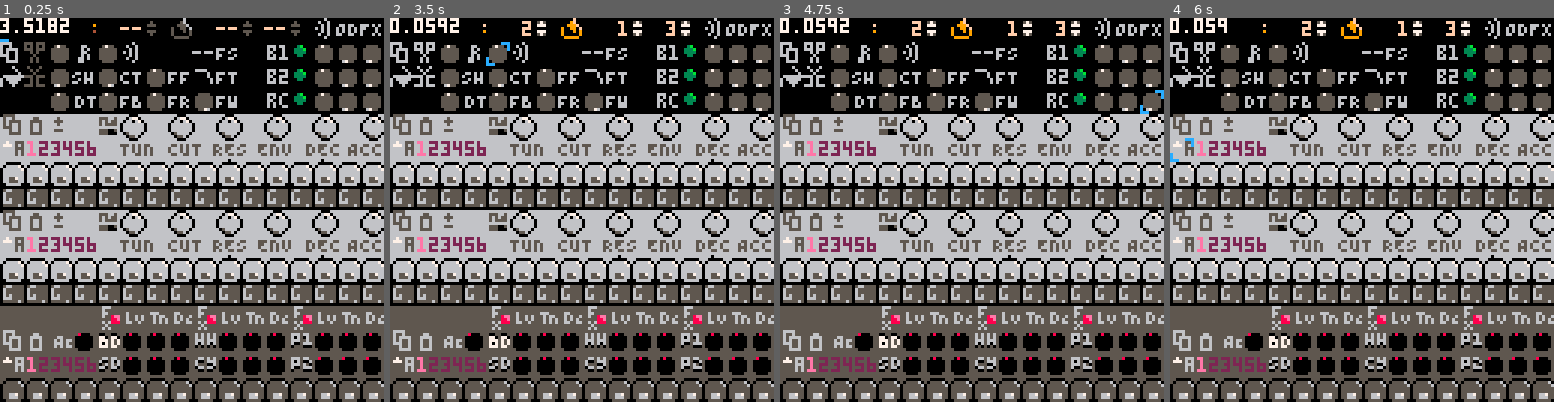
Above: before the commit, frames 1-4 (left to right).
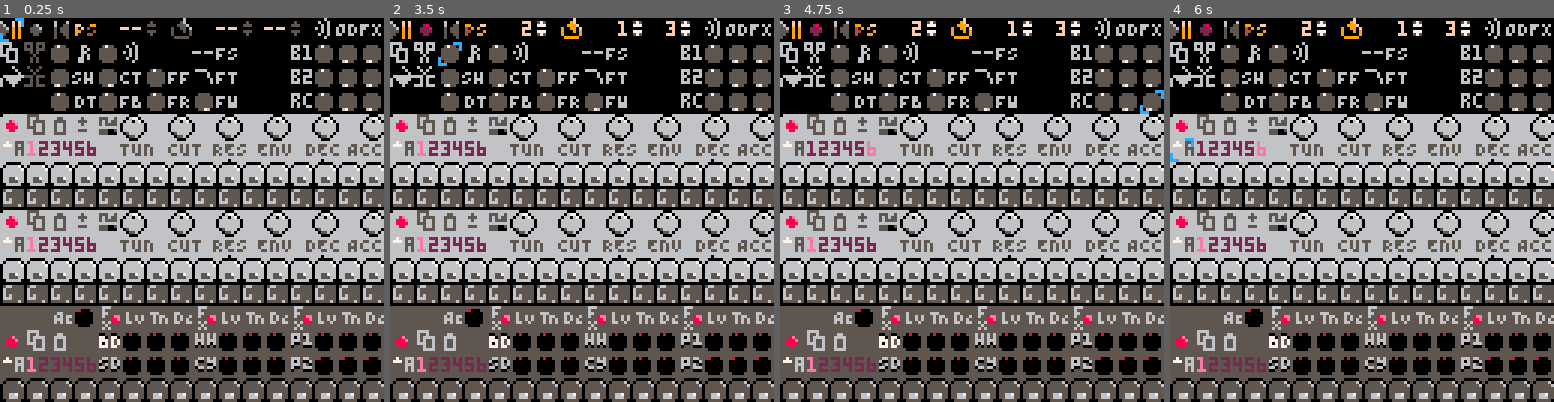
Above: after the commit, the same moments.

Repository: luchak/rp8
Game: PICO-8 cartridge pb-0x.p8
The game is run twice, just before and just after one commit, with the same random seed, the same clock (stepped at 60 frames per second) and the same inputs.
Inputs:
- Up to frame 1 (0.25 s): no input
- Up to frame 2 (3.5 s): tap X (X key) at 0.33, 1.07, 1.85, 2.97 s; tap O (Z key) at 0.7, 1.7, 2.1, 2.5, 2.9, 3.3 s; hold Right 1.6-2.1 s; hold Up 2.15-2.42 s; hold Right 2.47-3.03 s; hold Left from 3.08 s (still down)
- Up to frame 3 (4.75 s): release Left at 3.58 s; hold Down 3.63-3.97 s; tap O (Z key) at 3.7, 4.1, 4.5 s; hold Right 4.02-4.68 s; tap X (X key) at 4.08 s; hold Up from 4.73 s (still down)
- Up to frame 4 (6 s): tap O (Z key) at 4.9, 5.3, 5.7 s; release Up at 5.03 s; hold Left 5.08-5.68 s; tap X (X key) at 5.2 s; hold Down from 5.73 s (still down)

The runs differ from the first frame. In frame 1, 3.4% of the frame differs, in the area x 0-82%, y 0-87%; in frame 2, 3.5%; in frame 3, 3.4%; in frame 4, 3.4%.

Commit message:
Move enable buttons to devices

Diff:
--- a/pb-0x.p8
+++ b/pb-0x.p8
@@ -147,10 +147,10 @@
 function _draw()
  ui:draw(state)
 
- cpumax[cpumaxf%100+1]=stat(1)
- cpumaxf+=1
- rectfill(0,0,30,6,0)
- print(max(unpack(cpumax)),0,0,7)
+ --cpumax[cpumaxf%100+1]=stat(1)
+ --cpumaxf+=1
+ --rectfill(0,0,30,6,0)
+ --print(max(unpack(cpumax)),0,0,7)
 
  --rectfill(0,0,30,6,0)
  --print(stat(0),0,0,7)
@@ -1406,20 +1406,23 @@
  end
 
  ui:add_widget(
-  momentary_new(16,yp,26,function(state,b)
+  momentary_new(24,yp,26,function(state,b)
    transpose_pat(state.pat_seqs[key],b)
   end)
  )
  ui:add_widget(
-  momentary_new(0,yp,28,function(state,b)
+  momentary_new(8,yp,28,function(state,b)
    copy_buf_pbl=copy_table(state.pat_seqs[key])
   end)
  )
  ui:add_widget(
-  momentary_new(8,yp,27,function(state,b)
+  momentary_new(16,yp,27,function(state,b)
    local v=copy_buf_pbl
    if (v) merge_tables(state.pat_seqs[key],v)
   end)
+ )
+ ui:add_widget(
+  toggle_new(0,yp,186,187,state_make_get_set_param_bool(base_idx+3))
  )
  ui:add_widget(
   spin_btn_new(0,yp+8,split'162,163,164,165',state_make_get_set(key..'_bank'))
@@ -1487,14 +1490,18 @@
  end
 
  ui:add_widget(
-  momentary_new(0,yp+8,11,function(state,b)
+  momentary_new(8,yp+8,11,function(state,b)
    copy_buf_pirc=copy_table(state.pat_seqs['dr'])
   end)
  )
  ui:add_widget(
-  momentary_new(8,yp+8,10,function(state,b)
+  momentary_new(16,yp+8,10,function(state,b)
    merge_tables(state.pat_seqs['dr'],copy_buf_pirc)
   end)
+ )
+
+ ui:add_widget(
+  toggle_new(0,yp+8,188,189,state_make_get_set_param_bool(38))
  )
 
  ui:add_widget(
@@ -1600,9 +1607,6 @@
  for pt,ypc in pairs(parse[[{b0=8,b1=16,dr=24}]]) do
   local base_idx=syn_base_idx[pt]
   ypc+=yp
-  ui:add_widget(
-   toggle_new(96,ypc,22,38,state_make_get_set_param_bool(base_idx+3))
-  )
   for idx,xpc in pairs(parse[[{0=104,1=112,2=120}]]) do
    hdial(xpc,ypc,base_idx+idx)
   end
@@ -1914,15 +1918,15 @@
 
 __map__
 07e905ac0000c0c10000c000c0ec292a07e905ac0000c0c10000c000c0ec292a07e705ac00eec5c300eec5eec5ec292a0000000000000000000000000000000000000000000000000000000000000000000000000000000000000000000000000000000000000000000000000000000000000000000000000000000000000000
-f2c785288527000009e0001726858585c6cb842884270000000026b717848484f2c784288427001726d00000008484840000000000000000000000000000000000000000000000000000000000000000000000000000000000000000000000000000000000000000000000000000000000000000000000000000000000000000
-f7c985f885f986e1eae4001826858585c7c884f884f90000000026b418848484f7c984f884f9001826d00000008484840000000000000000000000000000000000000000000000000000000000000000000000000000000000000000000000000000000000000000000000000000000000000000000000000000000000000000
-000085fa85fb86e286e3001926858585cac984fa84fb0000000026b919848484000084fa84fb001926d00000008484840000000000000000000000000000000000000000000000000000000000000000000000000000000000000000000000000000000000000000000000000000000000000000000000000000000000000000
-1c1b1a1d02341e341e341e341e341e340c0ddfdf1d341e341e341e341e341e34000000000000000000000000000000000000000000000000000000000000000000000000000000000000000000000000000000000000000000000000000000000000000000000000000000000000000000000000000000000000000000000000
+f2c785288527000009e0000017858585c6cb842884270000000026b717848484f2c784288427001726d00000008484840000000000000000000000000000000000000000000000000000000000000000000000000000000000000000000000000000000000000000000000000000000000000000000000000000000000000000
+f7c985f885f986e1eae4000018858585c7c884f884f90000000026b418848484f7c984f884f9001826d00000008484840000000000000000000000000000000000000000000000000000000000000000000000000000000000000000000000000000000000000000000000000000000000000000000000000000000000000000
+000085fa85fb86e286e3000019858585cac984fa84fb0000000026b919848484000084fa84fb001926d00000008484840000000000000000000000000000000000000000000000000000000000000000000000000000000000000000000000000000000000000000000000000000000000000000000000000000000000000000
+bb1c1b1a02341e341e341e341e341e340c0ddfdf1d341e341e341e341e341e34000000000000000000000000000000000000000000000000000000000000000000000000000000000000000000000000000000000000000000000000000000000000000000000000000000000000000000000000000000000000000000000000
 a2dfdf1d1dd4d5d6d7d8d9dadbdcddde1c1b1a021dd4d5d6d7d8d9dadbdcddde000000000000000000000000000000000000000000000000000000000000000000000000000000000000000000000000000000000000000000000000000000000000000000000000000000000000000000000000000000000000000000000000
 1010101010101010101010101010101010101010101010101010101010101010000000000000000000000000000000000000000000000000000000000000000000000000000000000000000000000000000000000000000000000000000000000000000000000000000000000000000000000000000000000000000000000000
 5555555555555555555555555555555555555555555555555555555555555555000000000000000000000000000000000000000000000000000000000000000000000000000000000000000000000000000000000000000000000000000000000000000000000000000000000000000000000000000000000000000000000000
-a1a1a1a1ab959394ab959394ab9593940b0aa1a1977698769a769c769e76ae76000000000000000000000000000000000000000000000000000000000000000000000000000000000000000000000000000000000000000000000000000000000000000000000000000000000000000000000000000000000000000000000000
-0b0abe76977676769a7676769e767676fca1a1a1937693769376937693769376000000000000000000000000000000000000000000000000000000000000000000000000000000000000000000000000000000000000000000000000000000000000000000000000000000000000000000000000000000000000000000000000
+a1a1be76ab959394ab959394ab9593940b0aa1a1977698769a769c769e76ae76000000000000000000000000000000000000000000000000000000000000000000000000000000000000000000000000000000000000000000000000000000000000000000000000000000000000000000000000000000000000000000000000
+bd0b0aa1977676769a7676769e767676fca1a1a1937693769376937693769376000000000000000000000000000000000000000000000000000000000000000000000000000000000000000000000000000000000000000000000000000000000000000000000000000000000000000000000000000000000000000000000000
 a6a1a1a1987676769c767676ae767676a6fdfeff947694769476947694769476000000000000000000000000000000000000000000000000000000000000000000000000000000000000000000000000000000000000000000000000000000000000000000000000000000000000000000000000000000000000000000000000
 1313131313131313131313131313131313131313131313131313131313131313000000000000000000000000000000000000000000000000000000000000000000000000000000000000000000000000000000000000000000000000000000000000000000000000000000000000000000000000000000000000000000000000
 000000000000000000000000000000000b0aa1a1a1959394a1959394a1959394000000000000000000000000000000000000000000000000000000000000000000000000000000000000000000000000000000000000000000000000000000000000000000000000000000000000000000000000000000000000000000000000
Not shown, changed: 17 lines of the sprite sheet (__gfx__) section of pb-0x.p8
